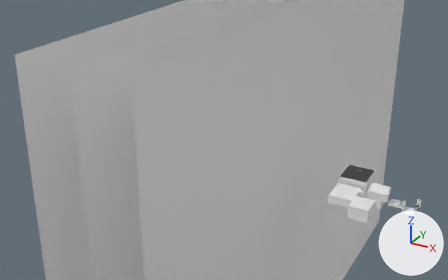
The Blender file scenes/intro.blend as it was, and as the next commit left it.
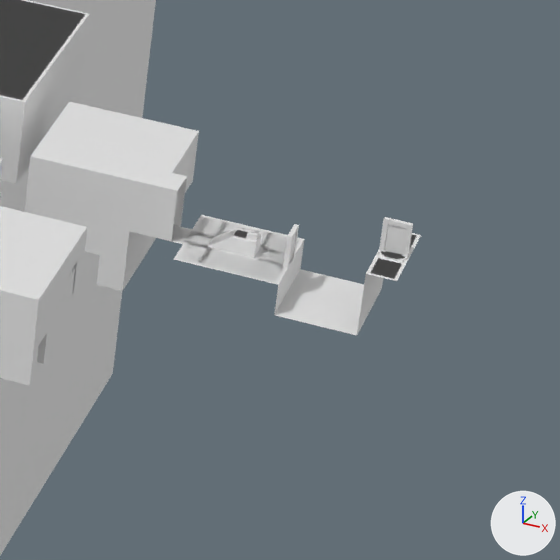
Each version is shown whole from a 50 mm camera at (207.3, -418.1, 191.3) aimed at (39.2, -112.4, 38.5), then close up on the part from 81% to 99% of the width and 60% to 88% of the height. Arrows for +X, +Y and +Z are at lower right; the lights stay in place.
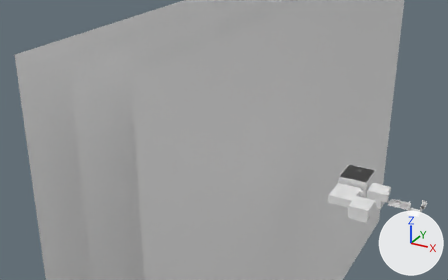
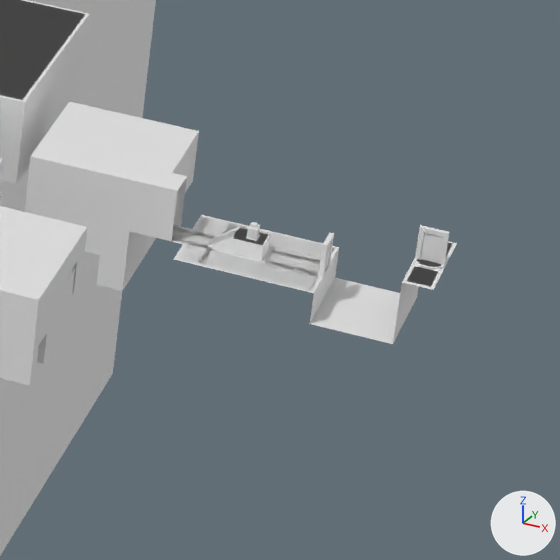
Edits to the bpy script that builds the scene:
```text
Change me_deachard2w:
    used by ob_deachard2w; location = (0.0, 0.0, 0.0)
    remove me_deachard2w.from_pydata(...)  # 90 vertices, 57 faces; spans x 130.6..144.0, y -79.7..-65.5, z 3.0..4.5
    add me_deachard2w.from_pydata(...)  # 110 vertices, 69 faces; spans x 130.6..147.0, y -79.7..-65.5, z 3.0..4.5
    me_deachard2w part 1
    7 faces are deleted
    10 vertices in x 143.5..144.0, y -79.7..-71.3, z 3.0 move by (3.0, 0.0, 0.0)
    12 vertices move from x 141.3..143.5, y -79.7..-71.3, z 3.0 to x 139.0..142.0, y -79.7..-71.3, z 3.0
    13 vertices are added at x 139.0..146.5, y -79.7..-71.3, z 3.0..4.5
    7 new vertices lie (0.0, 0.5, 0.0) away from vertices in x 139.1..141.6, y -76.6..-74.9, z 4.5
    19 new faces join them
Change me_rotatedw:
    where me_rotatedw.from_pydata(...)  # 32 vertices, 23 faces; spans x 151.3..153.3, y -79.7..-71.3, z 6.0..6.2
    used by ob_rotatedw; location = (0.0, 0.0, 0.0)
    me_rotatedw part 2: the whole mesh is moved by (3.0, 0.1, 0.0)
Change me_plane_022:
    where me_plane_022.from_pydata(...)  # 50 vertices, 35 faces; spans x -0.9..22.4, y -8.0..6.8, z -3.0..3.0
    used by ob_plane_023; location = (131.2, -72.0, 3.0)
    me_plane_022 part 3: all 2 vertices in x 9.8, y -4.4, z 0.0..1.5 are moved by (0.7, -0.3, 0.0)
    me_plane_022 part 4: all 2 vertices in x 9.8, y -2.6, z 0.0..1.5 are moved by (0.7, 0.3, 0.0)
    me_plane_022 part 5: all 24 vertices in x 12.8..22.4, y -8.0..1.0, z -3.0..3.0 are moved by (3.0, 0.0, 0.0)
Change ob_rotatebase:
    ob_rotatebase.location: (152.3, -75.5, 6.0) -> (155.3, -75.5, 6.0)
Change ob_cube_052:
    ob_cube_052.location: (143.8, -74.5, 4.0) -> (146.8, -74.5, 4.0)
Change ob_rotate0:
    ob_rotate0.location: (143.8, -75.5, 3.0) -> (146.8, -75.5, 3.0)
```

Changed parts and their boxes (x1, y1, x2, y2) in the close-ups (560 x 560 px; the box of a moved part takes in the faces that stretch with it):
'Plane.023', reshaped (14% wider, 7% taller)
    before: (171, 215, 421, 335)
    after: (171, 215, 457, 344)
'DeacHard2W', reshaped (28% wider, 11% taller)
    before: (172, 217, 298, 282)
    after: (172, 217, 334, 289)
'Rotate1', moved
    before: (384, 224, 407, 255)
    after: (420, 233, 443, 263)
'Cube.051', moved
    before: (379, 217, 413, 256)
    after: (415, 225, 450, 265)
'Cube.052', moved
    before: (283, 224, 299, 268)
    after: (319, 232, 334, 276)
'RotatedW', mesh moved
    before: (370, 236, 414, 278)
    after: (407, 244, 452, 286)
'RotateBase', moved
    before: (378, 250, 410, 261)
    after: (414, 258, 446, 270)
'Rotate0', moved
    before: (290, 234, 296, 261)
    after: (325, 243, 331, 270)
part 1 of me_deachard2w, built on
    before: (222, 223, 298, 282)
    after: (222, 223, 334, 289)
part 3 of me_plane_022, moved or reshaped
    before: (220, 237, 287, 284)
    after: (220, 239, 322, 293)
part 4 of me_plane_022, moved or reshaped
    before: (233, 226, 304, 269)
    after: (232, 226, 339, 277)
part 5 of me_plane_022, moved or reshaped
    before: (274, 233, 421, 335)
    after: (310, 241, 457, 344)
